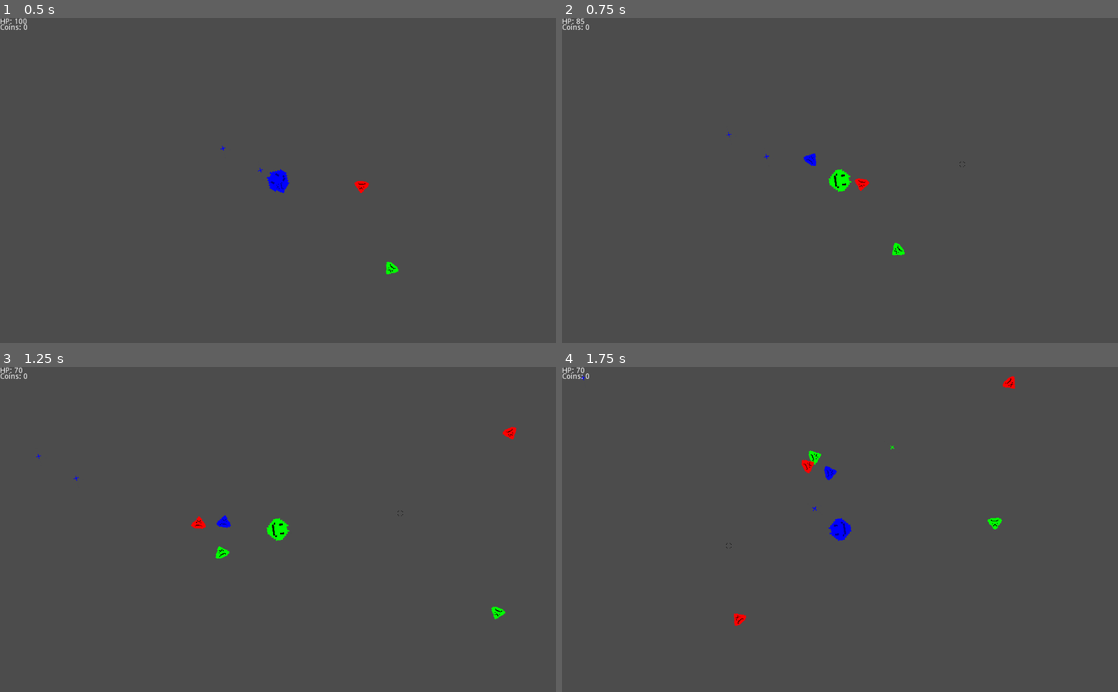
Above: before the commit, frames 1-4 (two rows, left to right).
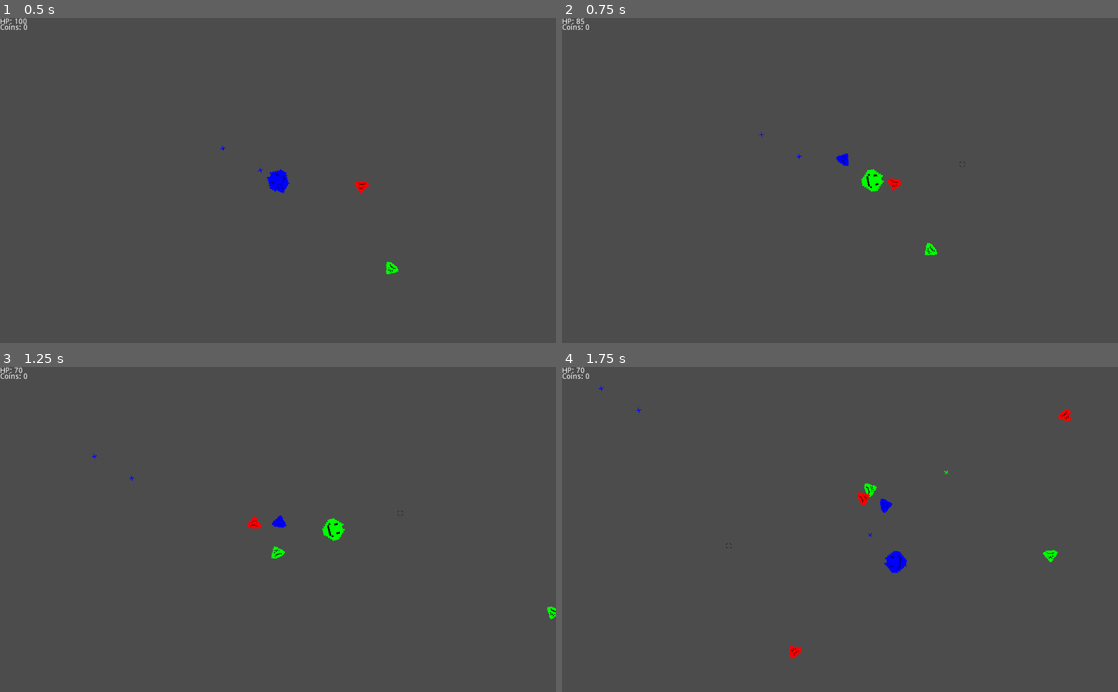
Above: after the commit, the same moments.

Repository: JuanG10/boss
Game: Godot game, scene res://proof of concept.tscn
Same seed, same stepped clock (60 frames per second), same inputs: the game is played once before the commit and once after it.
Inputs (mouse positions are in pixels of both pictures, inside the frame that each line leads up to):
- Up to frame 1 (0.5 s): no input
- Up to frame 2 (0.75 s): tap Enter (ui_accept) at 0.5 s; move the mouse to (962, 164) at 0.52 s; hold D (right) from 0.53 s (still down); tap E (next_color) at 0.6 s
- Up to frame 3 (1.25 s): keep holding D (right); tap Enter (ui_accept) at 0.77 s
- Up to frame 4 (1.75 s): move the mouse to (728, 545) at 1.27 s; release D (right) at 1.28 s; hold S (down) from 1.28 s (still down); tap Q (previous_color) at 1.35 s; tap Enter (ui_accept) at 1.52 s

Frame 1 is identical in both runs. In frame 2, 0.8% of the frame differs, in the area x 29-68%, y 35-74%; in frame 3, 0.9%; in frame 4, 1.2%, in the area x 3-92%, y 2-90%.

Commit message:
cambiosEnCamara

Diff:
--- a/proof of concept.tscn
+++ b/proof of concept.tscn
@@ -16,6 +16,9 @@
 [node name="Camera2D" type="Camera2D" parent="Player"]
 current = true
 zoom = Vector2( 0.6, 0.6 )
+limit_smoothed = true
+drag_margin_h_enabled = true
+drag_margin_v_enabled = true
 
 [node name="CanvasLayer" type="CanvasLayer" parent="Player"]
 
